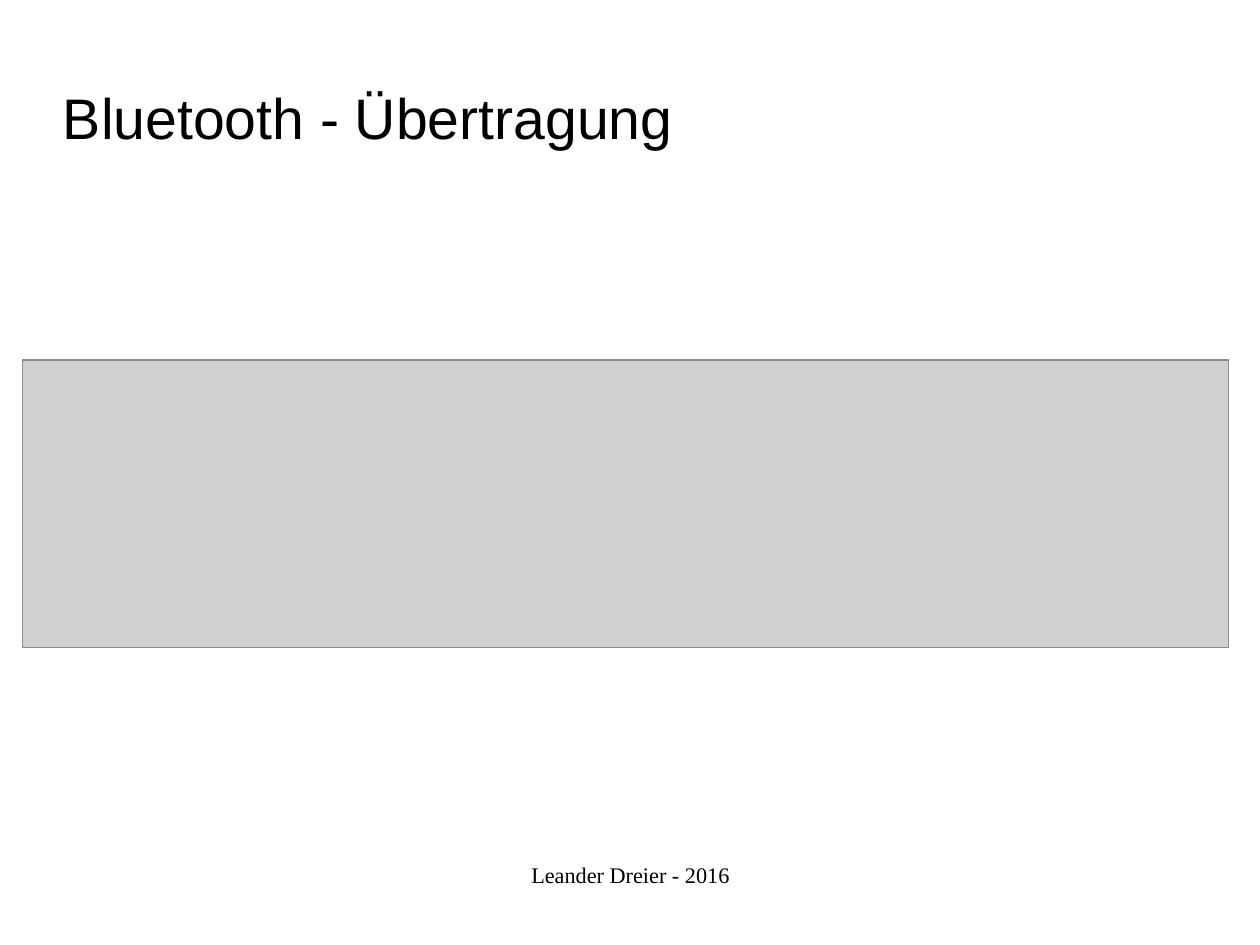
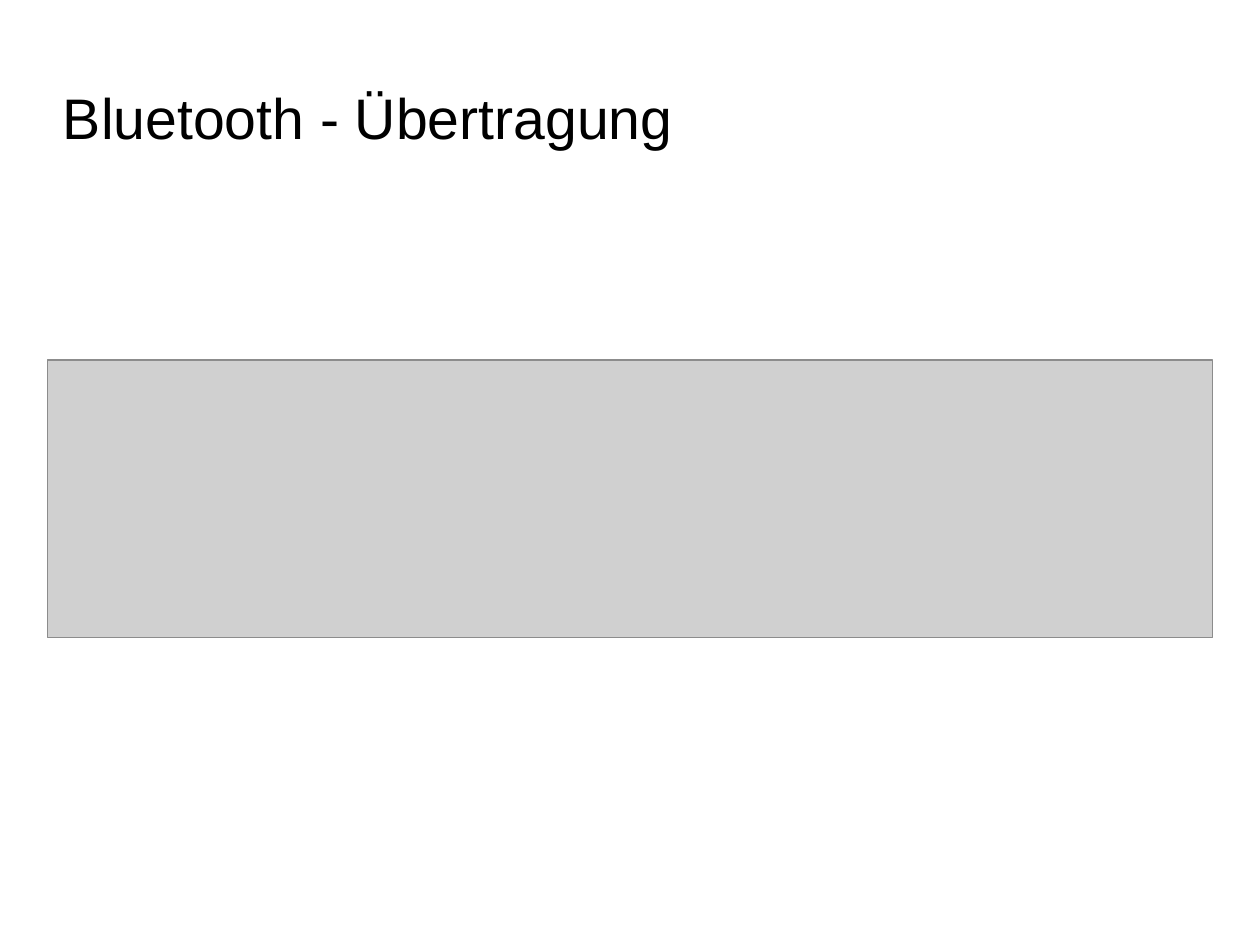
Before and after one commit to leletec/NameMemo, a slide deck: slide 7 of ref.odp. Drawn at 1260x945 pixels with LibreOffice and Linux fonts; fonts in the diff are those of the drawing; grey boxes stand for pictures; background and template pictures are left out. Boxes give left, top, right and bottom in pixels: in the first picture for what was removed or moved away, otherwise in the second. Text is boxed around its words. In the diff, an @@ line names an element or a change of style, - is before the commit and + after.

```diff
--- a/ref.odp
+++ b/ref.odp
@@ picture: place and size @@
-picture at (23, 360, 1229, 647)
+picture at (47, 360, 1213, 638)
@@ text removed at (531, 867, 730, 884) @@
-Leander Dreier - 2016
```
Also in this commit, not shown: 11 other slides changed, 1 slide added, 1 slide removed.
